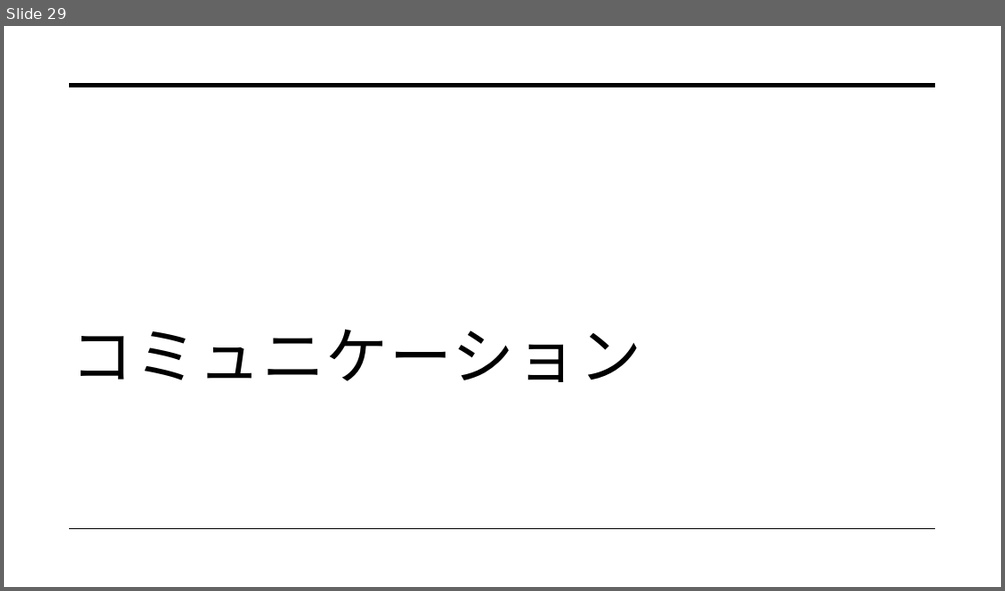
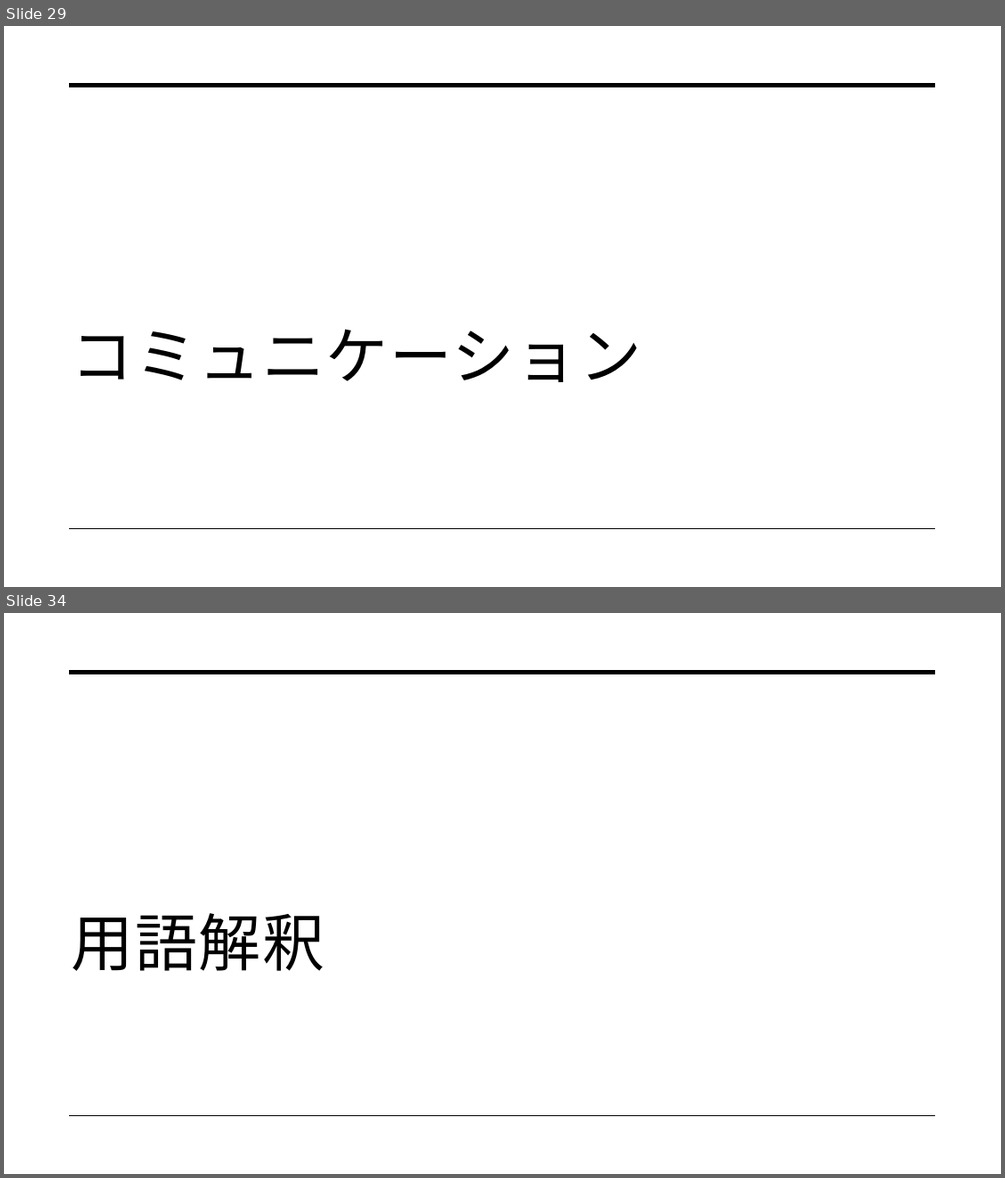
Before and after one commit to dojo2022/C-3, a slide deck: C-3_配布資料/0630_C3_発表資料.pptx. Shown one above the other, each under a label of ours: slide 29 before the commit, slides 29 and 34 after it; the slides between them are not shown. The pictures are 1005x591 and 1005x1178 pixels, drawn with LibreOffice and Linux fonts; fonts in the diff are those of the drawing. Boxes give left, top, right and bottom in pixels: in the first picture for what was removed or moved away, otherwise in the second. Text is boxed around its words. In the diff, an @@ line names an element or a change of style, - is before the commit and + after.

```diff
--- a/C-3_配布資料/0630_C3_発表資料.pptx
+++ b/C-3_配布資料/0630_C3_発表資料.pptx
@@ slide 34 added at bbox=[4, 613, 1001, 1174], background #FFFFFF; not listed: 2 template elements that a slide beside it also shows @@
@@ title added at bbox=[72, 913, 324, 971], 60 pt, text #000000 @@
+用語解釈
```
Also in this commit, not shown: 2 slides changed, 7 other slides added, 2 slides removed.
